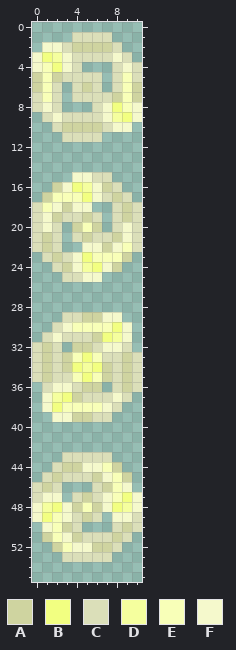
Edited in one commit: pixel-art sprite (Items/VoidSoul.png). That is the earlier state.
The file is 22x112 pixels, drawn in blocks of 2x2; one block is one cell here.
Palette (. is transparent): A #cfd4a0  B #f2ff81  C #dbdfb9  D #f5ff9e  E #f8ffb8  F #f5f9cc
Pixels before, first column x 0:
 1 ....CCCC...
 2 .FFCAAAAC..
 3 FBDFCCCCFC.
 4 FEBFC...CFC
 5 AEACCCC.CEC
 6 AEC.CAC.CEA
 7 CEC.CCCCAEA
 8 CFC...CFBEF
 9 .CFCCCCFDBF
10 ..CAAAACFF.
11 ...CCCC....
12 ...........
13 ...........
14 ...........
15 ....FFCC...
16 ..AFBDFAC..
17 .AEEEBFCAC.
18 CEFAFF..CAC
19 CFACCAC.CAC
20 CFC.AEA.CFC
21 CAC.CACCAFC
22 CAC..FFAFEC
23 .CACFBEEEA.
24 ..CAFDBFA..
25 ...CCFF....
26 ...........
27 ...........
28 ...........
29 ...CCAAFF..
30 ..CFEEEEBF.
31 .CFCCCABDF.
32 CAC.AACFFC.
33 CACAEBECCAC
34 CACABDBACAC
35 CACCEBEACAC
36 .CFFCAA.CAC
37 .FDBACCCFC.
38 .FBEEEEFC..
39 ..FFAACC...
40 ...........
41 ...........
42 ...........
43 ...CCCCC...
44 ..CAAFFEA..
45 .CACCCAFEA.
46 CAC...CAEF.
47 CFF.CACFEBF
48 FDBFAEAFBDF
49 FBEFCAC.FFC
50 .FEAC...CAC
51 .AEFACCCAC.
52 ..AEFFAAC..
53 ...CCCCC...
New version:
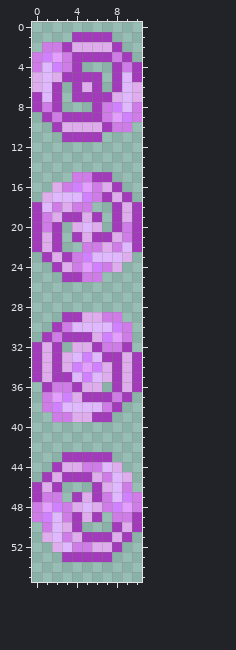
Edits made:
{"colour":"A","old":"#cfd4a0","new":"#dfadee"}
{"colour":"B","old":"#f2ff81","new":"#d181ff"}
{"colour":"C","old":"#dbdfb9","new":"#a33abb"}
{"colour":"D","old":"#f5ff9e","new":"#e49eff"}
{"colour":"E","old":"#f8ffb8","new":"#dfb8ff"}
{"colour":"F","old":"#f5f9cc","new":"#cf7be8"}
{"label":"changed","picture_box":[32,32,142,142]}
{"label":"changed","picture_box":[32,172,142,562]}
